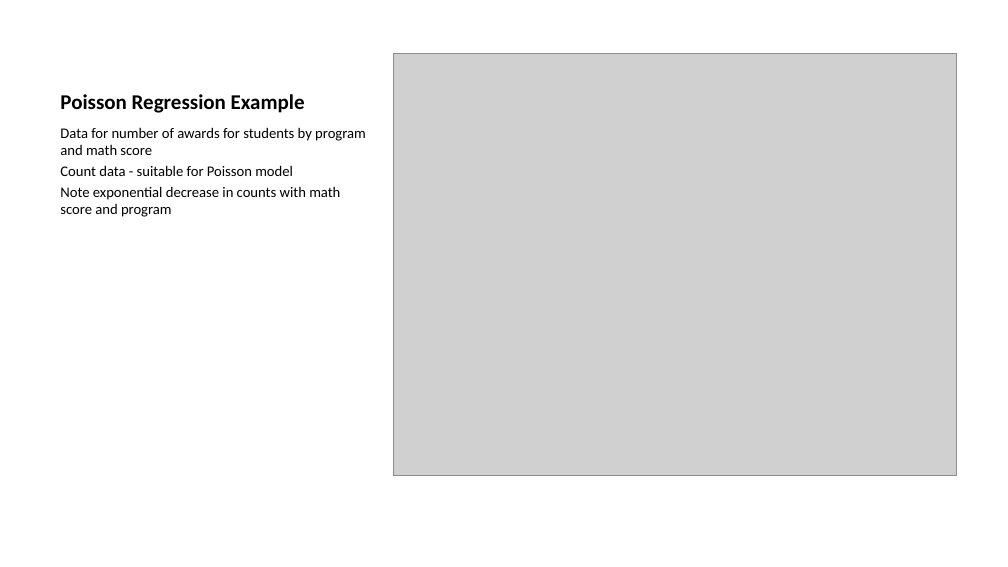
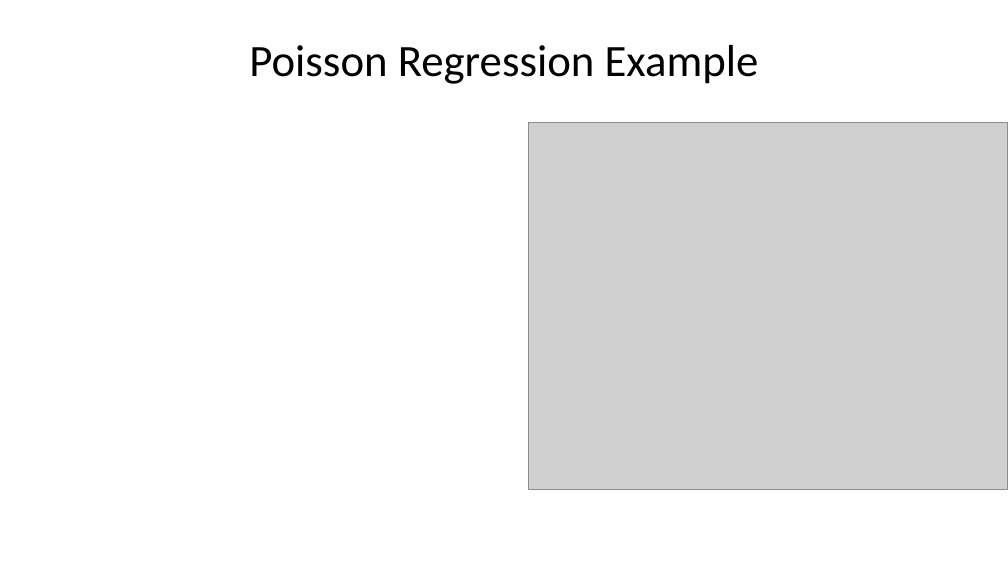
Before and after one commit to StephenElston/CSCI-E-83, a slide deck: slide 51 of LectureSlides/09_GeneralizingTheLinearModel.pptx (slide 49 before the commit). Drawn at 1008x567 pixels with LibreOffice and Linux fonts; fonts in the diff are those of the drawing; grey boxes stand for pictures. Boxes give left, top, right and bottom in pixels: in the first picture for what was removed or moved away, otherwise in the second. Text is boxed around its words. In the diff, an @@ line names an element or a change of style, - is before the commit and + after.

```diff
--- a/LectureSlides/09_GeneralizingTheLinearModel.pptx
+++ b/LectureSlides/09_GeneralizingTheLinearModel.pptx
@@ title "Poisson Regression Example" at (x1=249, y1=45, x2=759, y2=84): size 15 to 32 pt, bold off; alignment left to centre @@
@@ text removed at (x1=60, y1=127, x2=366, y2=217) @@
-Data for number of awards for students by program and math score
-Count data - suitable for Poisson model
-Note exponential decrease in counts with math score and program
@@ picture resized from (x1=393, y1=53, x2=956, y2=476) to (x1=528, y1=122, x2=1008, y2=490) @@
```
Also in this commit, not shown: 6 other slides changed, 17 slides added, 15 slides removed.
